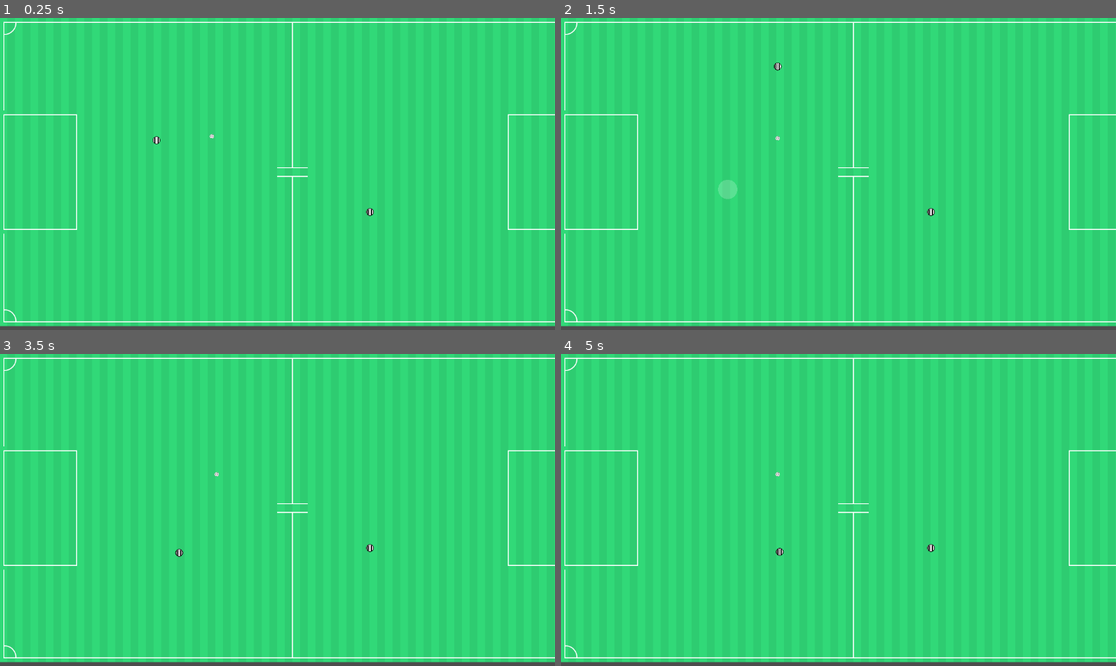
Above: before the commit, frames 1-4 (two rows, left to right).
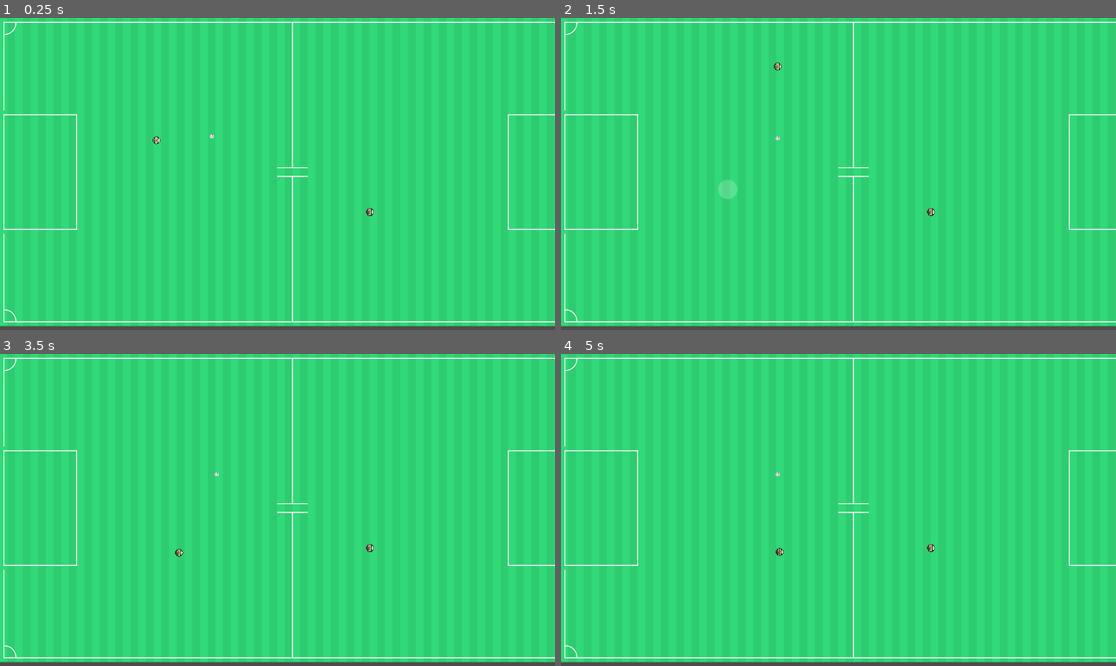
Above: after the commit, the same moments.

Repository: vikkio88/appalla
Game: Godot game, scene res://scenes/Match.tscn
Two runs of this game, one before a commit and one after it. Both use one fixed random seed, a clock stepped at 60 frames per second and the inputs below.
Inputs (mouse positions are in pixels of both pictures, inside the frame that each line leads up to):
- Up to frame 1 (0.25 s): no input
- Up to frame 2 (1.5 s): tap Enter at 0.5 s; move the mouse to (960, 158) at 0.52 s; press the mouse at (960, 158) at 0.53 s; tap R (Reset) at 1.25 s; move the mouse to (727, 189) at 1.27 s; release the mouse at (727, 189) at 1.28 s; click (727, 189) at 1.35 s
- Up to frame 3 (3.5 s): move the mouse to (333, 441) at 2.02 s; press the mouse at (333, 441) at 2.03 s; move the mouse to (249, 572) at 2.77 s; release the mouse at (249, 572) at 2.78 s; click (249, 572) at 2.85 s
- Up to frame 4 (5 s): move the mouse to (1005, 556) at 3.52 s; press the mouse at (1005, 556) at 3.53 s; move the mouse to (672, 463) at 4.27 s; release the mouse at (672, 463) at 4.28 s; click (672, 463) at 4.35 s

The runs differ from the first frame. In frame 1, less than 0.1% of the frame differs, in the area x 27-68%, y 37-64%; in frame 2, less than 0.1%; in frame 3, less than 0.1%; in frame 4, less than 0.1%.
Error after the commit: Compile Error: Failed to compile depended scripts. (res://models/player.gd:0)

Commit message:
possession eventbus

Diff:
--- a/models/Player.tscn
+++ b/models/Player.tscn
@@ -11,6 +11,7 @@
 
 [node name="Player" type="CharacterBody2D"]
 script = ExtResource("1_1nmpv")
+number = 11
 
 [node name="sprite" type="Sprite2D" parent="."]
 texture = ExtResource("2_1nmpv")
@@ -23,5 +24,16 @@
 [node name="CollisionShape2D" type="CollisionShape2D" parent="BallPossession"]
 shape = SubResource("CircleShape2D_1nmpv")
 
+[node name="ShirtNumber" type="Label" parent="."]
+offset_left = -15.0
+offset_top = -15.0
+offset_right = 15.0
+offset_bottom = 15.0
+theme_override_colors/font_color = Color(1, 1, 0, 1)
+theme_override_colors/font_shadow_color = Color(0, 0, 0, 1)
+text = "10"
+horizontal_alignment = 1
+vertical_alignment = 1
+
 [connection signal="body_entered" from="BallPossession" to="." method="_on_ball_possession_body_entered"]
 [connection signal="body_exited" from="BallPossession" to="." method="_on_ball_possession_body_exited"]
--- a/models/player.gd
+++ b/models/player.gd
@@ -2,6 +2,7 @@
 class_name Player
 
 @onready var sprite := $sprite
+@onready var shirtNumber = $ShirtNumber
 
 @export var number: int = 0
 
@@ -14,11 +15,12 @@
 var target = null
 var ball: Ball
 
+func _ready() -> void:
+	shirtNumber.text = "%s" % number
 
 func stop():
 	velocity = Vector2.ZERO
 	target = null
-
 
 func shoot():
 	if !ball:
@@ -62,6 +64,7 @@
 func _on_ball_possession_body_entered(body: Node2D) -> void:
 	if body is Ball:
 		ball = body
+		EventBus.ball_possession_change.emit(self)
 		if (
 			target == null
 			or target.distance_to(ball.global_position) < 15
@@ -76,3 +79,4 @@
 func _on_ball_possession_body_exited(body: Node2D) -> void:
 	if body is Ball:
 		ball = null
+		#self.stop() need a way to stop if changing ownership
--- a/project.godot
+++ b/project.godot
@@ -14,6 +14,10 @@
 run/main_scene="uid://p25mp7oigdfa"
 config/features=PackedStringArray("4.5", "Forward Plus")
 config/icon="res://icon.svg"
+
+[autoload]
+
+EventBus="*res://libs/EventBus.gd"
 
 [global_group]
 
@@ -35,3 +39,7 @@
 [physics]
 
 2d/default_gravity_vector=Vector2(0, 0)
+
+[rendering]
+
+textures/canvas_textures/default_texture_filter=0
--- a/scenes/Match.tscn
+++ b/scenes/Match.tscn
@@ -16,6 +16,7 @@
 [node name="Player" parent="Home" instance=ExtResource("2_d2rnv")]
 position = Vector2(325, 254)
 scale = Vector2(0.5, 0.5)
+number = 10
 
 [node name="Player2" parent="Home" instance=ExtResource("2_d2rnv")]
 position = Vector2(768, 403)
--- a/scenes/match.gd
+++ b/scenes/match.gd
@@ -5,6 +5,13 @@
 #@onready var camera:Camera2D = $MainCamera;
 var hold_counter: float = 0
 @export var long_click: float = .40
+
+func _ready() -> void:
+	EventBus.ball_possession_change.connect(self.ball_p)
+
+func ball_p(player: Player):
+	print("%s has the ball" %[player.number])
+	selected_player = player
 
 
 func was_long_click() -> bool:
